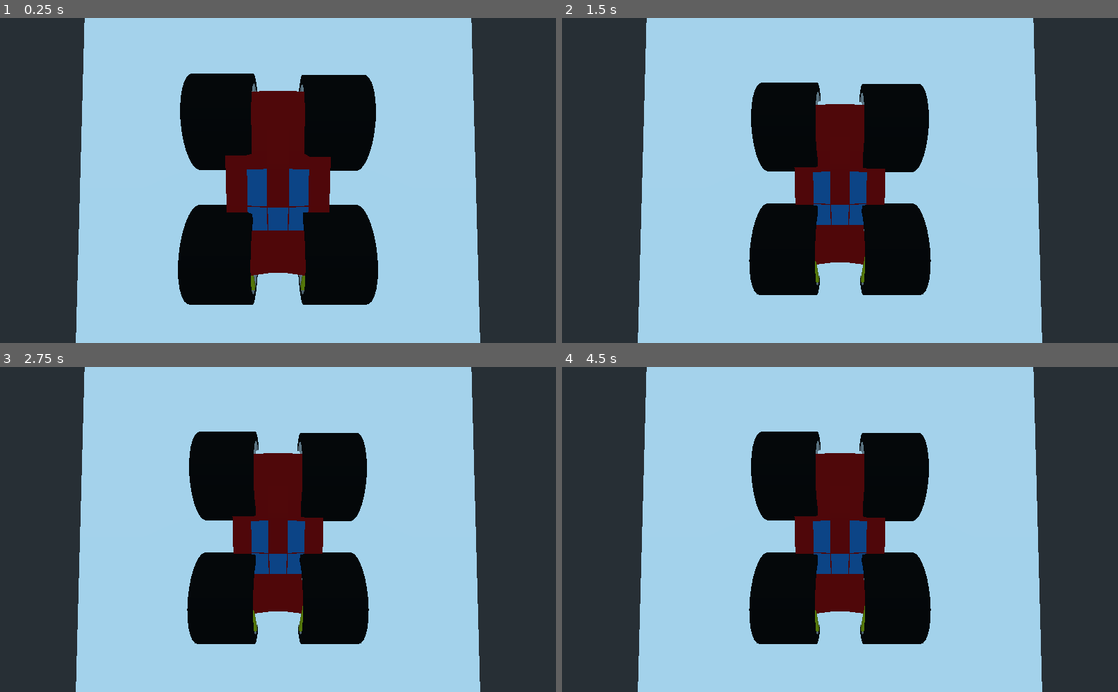
Above: before the commit, frames 1-4 (two rows, left to right).
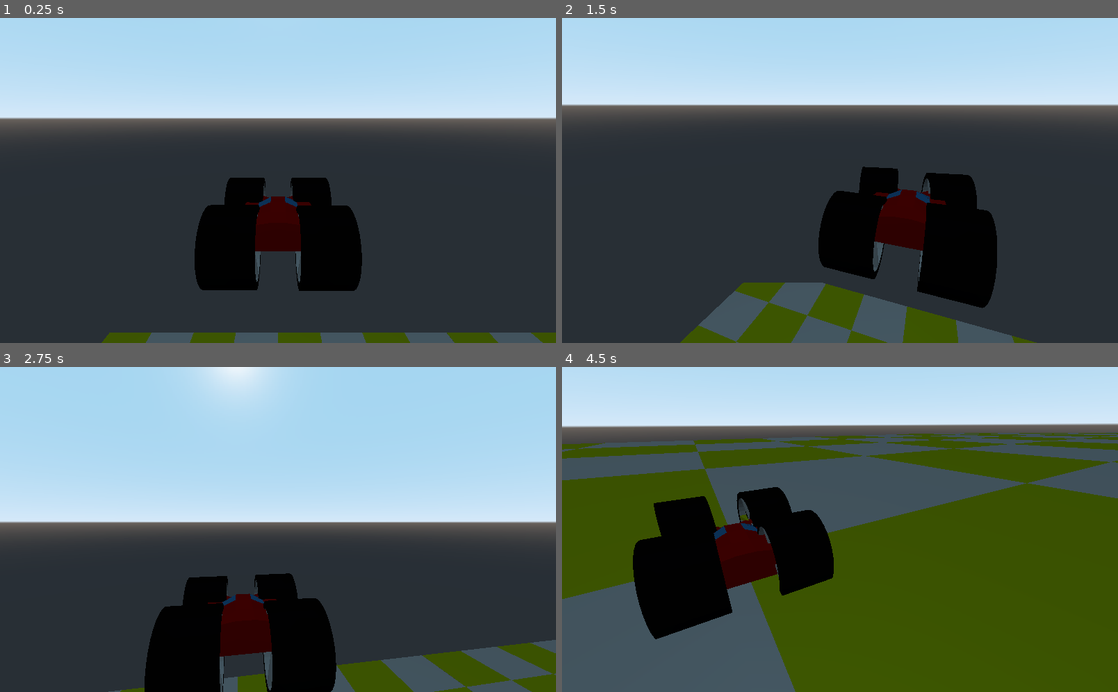
Above: after the commit, the same moments.

Repository: jilhoe63/L3DTEProject
Game: Godot game, scene res://Scenes/Test_scene.tscn
The game is run twice, just before and just after one commit, with the same random seed, the same clock (stepped at 60 frames per second) and the same inputs. The project has no main scene, so this scene is started directly.
Inputs (mouse positions are in pixels of both pictures, inside the frame that each line leads up to):
- Up to frame 1 (0.25 s): no input
- Up to frame 2 (1.5 s): move the mouse to (962, 164) at 0.52 s; hold A (A, bound only after the commit) 0.53-1.28 s; tap D (D, bound only after the commit) at 0.8, 1.35 s; move the mouse to (728, 196) at 1.27 s
- Up to frame 3 (2.75 s): tap S (S, bound only after the commit) at 1.55 s; move the mouse to (333, 458) at 2.02 s; hold S (S, bound only after the commit) from 2.03 s (still down); tap Space (SPACE, bound only after the commit) at 2.3 s
- Up to frame 4 (4.5 s): move the mouse to (812, 594) at 2.77 s; release S (S, bound only after the commit) at 2.78 s; tap Space (SPACE, bound only after the commit) at 2.85 s; tap W (W, bound only after the commit) at 3.05 s; move the mouse to (1006, 578) at 3.52 s; hold W (W, bound only after the commit) 3.53-4.28 s; tap A (A, bound only after the commit) at 3.8, 4.35 s; tap Escape (ESC, bound only after the commit) at 4.15 s; move the mouse to (673, 480) at 4.27 s

The runs differ from the first frame. In frame 1, 63% of the frame differs, in the area x 0-100%, y 0-100%; in frame 2, 68%; in frame 3, 66%; in frame 4, 94%.
Error before the commit: Parse Error: Can't get index "throt_input" on base "float". (res://Scenes/VehicleBody.gd:14)

Commit message:
Braking now works.

Diff:
--- /dev/null
+++ b/Scenes/Camera.gd
@@ -0,0 +1,19 @@
+extends SpringArm
+
+
+
+func _ready():
+	Input.set_mouse_mode(Input.MOUSE_MODE_CAPTURED)
+	$ClippedCamera.add_exception(get_parent())
+
+func _input(event):
+	if Input.is_action_just_pressed("ESC"):
+		if Input.get_mouse_mode() == Input.MOUSE_MODE_CAPTURED:
+			Input.set_mouse_mode(Input.MOUSE_MODE_VISIBLE)
+		else:
+			Input.set_mouse_mode(Input.MOUSE_MODE_CAPTURED)
+
+	if Input.get_mouse_mode() == Input.MOUSE_MODE_CAPTURED:
+		if event is InputEventMouseMotion:
+			rotation_degrees.x = clamp(rotation_degrees.x-event.relative.y*0.1,-45,45)
+			rotation_degrees.y -= event.relative.x*0.1
--- /dev/null
+++ b/Scenes/Rigid_Body_Test.tscn
@@ -0,0 +1,16 @@
+[gd_scene load_steps=3 format=2]
+
+[sub_resource type="BoxShape" id=1]
+
+[sub_resource type="CubeMesh" id=2]
+
+[node name="Rigid_Body_Test" type="Spatial"]
+
+[node name="RigidBody" type="RigidBody" parent="."]
+
+[node name="CollisionShape" type="CollisionShape" parent="RigidBody"]
+shape = SubResource( 1 )
+
+[node name="MeshInstance" type="MeshInstance" parent="RigidBody/CollisionShape"]
+mesh = SubResource( 2 )
+material/0 = null
--- a/Scenes/Test_car.tscn
+++ b/Scenes/Test_car.tscn
@@ -1,18 +1,22 @@
-[gd_scene load_steps=5 format=2]
+[gd_scene load_steps=6 format=2]
 
 [ext_resource path="res://Object Files/Test_Car_Body.obj" type="ArrayMesh" id=1]
 [ext_resource path="res://Object Files/Test_Car_Wheel.obj" type="ArrayMesh" id=2]
 [ext_resource path="res://Scenes/VehicleBody.gd" type="Script" id=3]
+[ext_resource path="res://Scenes/Camera.gd" type="Script" id=4]
 
 [sub_resource type="BoxShape" id=1]
 
 [node name="Test_car" type="Spatial"]
 
 [node name="VehicleBody" type="VehicleBody" parent="."]
+transform = Transform( -1, 0, -8.74228e-08, 0, 1, 0, 8.74228e-08, 0, -1, 0, 0, 0 )
+mass = 1000.0
+engine_force = 200.0
 script = ExtResource( 3 )
 
 [node name="CollisionShape" type="CollisionShape" parent="VehicleBody"]
-transform = Transform( 0.964074, 0, 0, 0, 0.393472, 0, 0, 0, 1.78287, 0, 0, 0 )
+transform = Transform( 1, 0, 0, 0, 0.393, 0, 0, 0, 1.783, 0, 0, 0 )
 shape = SubResource( 1 )
 
 [node name="MeshInstance" type="MeshInstance" parent="VehicleBody"]
@@ -21,7 +25,12 @@
 material/1 = null
 
 [node name="VehicleWheel" type="VehicleWheel" parent="VehicleBody"]
-transform = Transform( 0.3, 0, 0, 0, 0.3, 0, 0, 0, 0.3, -1.1, -0.226, 1.366 )
+transform = Transform( 1, 0, 0, 0, 1, 0, 0, 0, 1, -1.1, -0.226, 1.366 )
+engine_force = 200.0
+use_as_traction = true
+use_as_steering = true
+suspension_travel = 100.0
+suspension_stiffness = 5.0
 
 [node name="MeshInstance" type="MeshInstance" parent="VehicleBody/VehicleWheel"]
 mesh = ExtResource( 2 )
@@ -31,6 +40,11 @@
 
 [node name="VehicleWheel2" type="VehicleWheel" parent="VehicleBody"]
 transform = Transform( 0.3, 0, 0, 0, 0.3, 0, 0, 0, 0.3, 1.1, -0.226, 1.366 )
+engine_force = 200.0
+use_as_traction = true
+use_as_steering = true
+suspension_travel = 100.0
+suspension_stiffness = 5.0
 
 [node name="MeshInstance" type="MeshInstance" parent="VehicleBody/VehicleWheel2"]
 mesh = ExtResource( 2 )
@@ -40,6 +54,11 @@
 
 [node name="VehicleWheel3" type="VehicleWheel" parent="VehicleBody"]
 transform = Transform( 0.3, 0, 0, 0, 0.3, 0, 0, 0, 0.3, 1.1, -0.226, -1.366 )
+engine_force = 200.0
+use_as_traction = true
+wheel_friction_slip = 10.0
+suspension_travel = 100.0
+suspension_stiffness = 5.0
 
 [node name="MeshInstance" type="MeshInstance" parent="VehicleBody/VehicleWheel3"]
 mesh = ExtResource( 2 )
@@ -49,9 +68,20 @@
 
 [node name="VehicleWheel4" type="VehicleWheel" parent="VehicleBody"]
 transform = Transform( 0.3, 0, 0, 0, 0.3, 0, 0, 0, 0.3, -1.1, -0.226, -1.389 )
+engine_force = 200.0
+use_as_traction = true
+wheel_friction_slip = 10.0
+suspension_travel = 100.0
+suspension_stiffness = 5.0
 
 [node name="MeshInstance2" type="MeshInstance" parent="VehicleBody/VehicleWheel4"]
 mesh = ExtResource( 2 )
 material/0 = null
 material/1 = null
 material/2 = null
+
+[node name="Camera" type="SpringArm" parent="VehicleBody"]
+transform = Transform( -1, 0, -8.74228e-08, -2.26267e-08, 0.965926, 0.258819, 8.44439e-08, 0.258819, -0.965926, 0, 2.41422, -5.53606 )
+script = ExtResource( 4 )
+
+[node name="ClippedCamera" type="ClippedCamera" parent="VehicleBody/Camera"]
--- a/Scenes/Test_scene.tscn
+++ b/Scenes/Test_scene.tscn
@@ -1,26 +1,59 @@
-[gd_scene load_steps=4 format=2]
+[gd_scene load_steps=5 format=2]
 
 [ext_resource path="res://Scenes/Test_car.tscn" type="PackedScene" id=1]
+[ext_resource path="res://Scenes/Rigid_Body_Test.tscn" type="PackedScene" id=2]
+[ext_resource path="res://Object Files/Test_field.obj" type="ArrayMesh" id=3]
 
 [sub_resource type="BoxShape" id=1]
-
-[sub_resource type="CubeMesh" id=2]
 
 [node name="Test_scene" type="Spatial"]
 
 [node name="StaticBody" type="StaticBody" parent="."]
-transform = Transform( 4.86478, 0, 0, 0, 0.138804, 0, 0, 0, 4.86478, 0, 0, 0 )
+transform = Transform( 66.7679, 0, 0, 0, 0.138804, 0, 0, 0, 66.7679, 0, 0, 0 )
 
 [node name="CollisionShape" type="CollisionShape" parent="StaticBody"]
 shape = SubResource( 1 )
 
 [node name="MeshInstance" type="MeshInstance" parent="StaticBody/CollisionShape"]
-mesh = SubResource( 2 )
+transform = Transform( 0.22, 0, 0, 0, 0.22, 0, 0, 0, 0.22, 0, 0, 0 )
+mesh = ExtResource( 3 )
 skeleton = NodePath("../..")
 material/0 = null
+material/1 = null
+
+[node name="StaticBody2" type="StaticBody" parent="."]
+transform = Transform( 66.7679, 0, 0, 0, 0.138804, 0, 0, 0, 66.7679, 134.235, 0, 0 )
+
+[node name="CollisionShape" type="CollisionShape" parent="StaticBody2"]
+shape = SubResource( 1 )
+
+[node name="MeshInstance" type="MeshInstance" parent="StaticBody2/CollisionShape"]
+transform = Transform( 0.22, 0, 0, 0, 0.22, 0, 0, 0, 0.22, 0, 0, 0 )
+mesh = ExtResource( 3 )
+skeleton = NodePath("../..")
+material/0 = null
+material/1 = null
 
 [node name="Test_car" parent="." instance=ExtResource( 1 )]
-transform = Transform( 1, 0, 0, 0, 1, 0, 0, 0, 1, 0, 1.46105, 0 )
+transform = Transform( 1, 0, 0, 0, 1, 0, 0, 0, 1, 0, 80.1011, 0 )
 
-[node name="Camera" type="Camera" parent="."]
-transform = Transform( 1, 0, 0, 0, 0.0316027, 0.999501, 0, -0.999501, 0.0316027, 0, 5.84813, 0 )
+[node name="Rigid_Body_Test" parent="." instance=ExtResource( 2 )]
+transform = Transform( -4.37114e-08, 0, -1, 0, 1, 0, 1, 0, -4.37114e-08, 99.6595, 6.13346, 28.6288 )
+
+[node name="Rigid_Body_Test7" parent="." instance=ExtResource( 2 )]
+transform = Transform( -4.37114e-08, 0, -1, 0, 1, 0, 1, 0, -4.37114e-08, 99.6728, 3, 28.6288 )
+
+[node name="Rigid_Body_Test2" parent="." instance=ExtResource( 2 )]
+transform = Transform( -4.37114e-08, 0, -1, 0, 1, 0, 1, 0, -4.37114e-08, 99.6534, 3, 25.8711 )
+
+[node name="Rigid_Body_Test3" parent="." instance=ExtResource( 2 )]
+transform = Transform( 1, 0, 0, 0, 1, 0, 0, 0, 1, 99.1579, 5.71133, 25.9674 )
+
+[node name="Rigid_Body_Test4" parent="." instance=ExtResource( 2 )]
+transform = Transform( 1, 0, 0, 0, 1, 0, 0, 0, 1, 99.9291, 8.73417, 28.9666 )
+
+[node name="Rigid_Body_Test5" parent="." instance=ExtResource( 2 )]
+transform = Transform( 1, 0, 0, 0, 1, 0, 0, 0, 1, 99.5597, 9.0119, 25.9105 )
+
+[node name="Rigid_Body_Test6" parent="." instance=ExtResource( 2 )]
+transform = Transform( 1, 0, 0, 0, 1, 0, 0, 0, 1, 99.6262, 11.4232, 27.842 )
--- a/Scenes/VehicleBody.gd
+++ b/Scenes/VehicleBody.gd
@@ -1,23 +1,24 @@
 extends VehicleBody
 
-var horse_power = 200
+var horse_power = 2000
 var accel_speed = 20
 
 var steer_angle = deg2rad(30)
 var steer_speed = 3
 
-var brake_power = 40
-var brake_speed = 40
+var brake_power = 10
+var brake_speed = 0
 
 func _physics_process(delta):
-	var throt_input = -Input.get_action_strength("W")+Input.get_action_strength("S")
-	engine_force = lerp(engine_force.throt_input*horse_power.accel_speed*delta)
+	var throt_input = Input.get_action_strength("W")-Input.get_action_strength("S")
+	engine_force = throt_input*horse_power
 
 	var steer_input = -Input.get_action_strength("D")+Input.get_action_strength("A")
-	steering = lerp_angle(steering.steer_input*steer_angle.steer_speed*delta)
+	steering = lerp_angle(steering,steer_input*steer_angle,steer_speed*delta)
 
 	var brake_input = Input.get_action_strength("SPACE")
-	brake = lerp(brake.brake_input*brake_power.brake_speed*delta)
+	brake = brake_power*brake_input
+	print(brake)
 
 func _ready():
 	pass # Replace with function body.
--- a/project.godot
+++ b/project.godot
@@ -13,10 +13,44 @@
 config/name="L3DTEProject"
 config/icon="res://Image_assets/Jletter.png"
 
+[input]
+
+W={
+"deadzone": 0.5,
+"events": [ Object(InputEventKey,"resource_local_to_scene":false,"resource_name":"","device":0,"alt":false,"shift":false,"control":false,"meta":false,"command":false,"pressed":false,"scancode":0,"physical_scancode":87,"unicode":0,"echo":false,"script":null)
+ ]
+}
+S={
+"deadzone": 0.5,
+"events": [ Object(InputEventKey,"resource_local_to_scene":false,"resource_name":"","device":0,"alt":false,"shift":false,"control":false,"meta":false,"command":false,"pressed":false,"scancode":0,"physical_scancode":83,"unicode":0,"echo":false,"script":null)
+ ]
+}
+D={
+"deadzone": 0.5,
+"events": [ Object(InputEventKey,"resource_local_to_scene":false,"resource_name":"","device":0,"alt":false,"shift":false,"control":false,"meta":false,"command":false,"pressed":false,"scancode":0,"physical_scancode":68,"unicode":0,"echo":false,"script":null)
+ ]
+}
+A={
+"deadzone": 0.5,
+"events": [ Object(InputEventKey,"resource_local_to_scene":false,"resource_name":"","device":0,"alt":false,"shift":false,"control":false,"meta":false,"command":false,"pressed":false,"scancode":0,"physical_scancode":65,"unicode":0,"echo":false,"script":null)
+ ]
+}
+SPACE={
+"deadzone": 0.5,
+"events": [ Object(InputEventKey,"resource_local_to_scene":false,"resource_name":"","device":0,"alt":false,"shift":false,"control":false,"meta":false,"command":false,"pressed":false,"scancode":0,"physical_scancode":32,"unicode":0,"echo":false,"script":null)
+ ]
+}
+ESC={
+"deadzone": 0.5,
+"events": [ Object(InputEventKey,"resource_local_to_scene":false,"resource_name":"","device":0,"alt":false,"shift":false,"control":false,"meta":false,"command":false,"pressed":false,"scancode":0,"physical_scancode":16777217,"unicode":0,"echo":false,"script":null)
+ ]
+}
+
 [physics]
 
 common/enable_pause_aware_picking=true
 
 [rendering]
 
+quality/driver/driver_name="GLES2"
 environment/default_environment="res://default_env.tres"
Not shown, added: Object Files/Test_field.mtl
Not shown, added: Object Files/Test_field.obj
Not shown, added: Object Files/Test_field.obj.import
